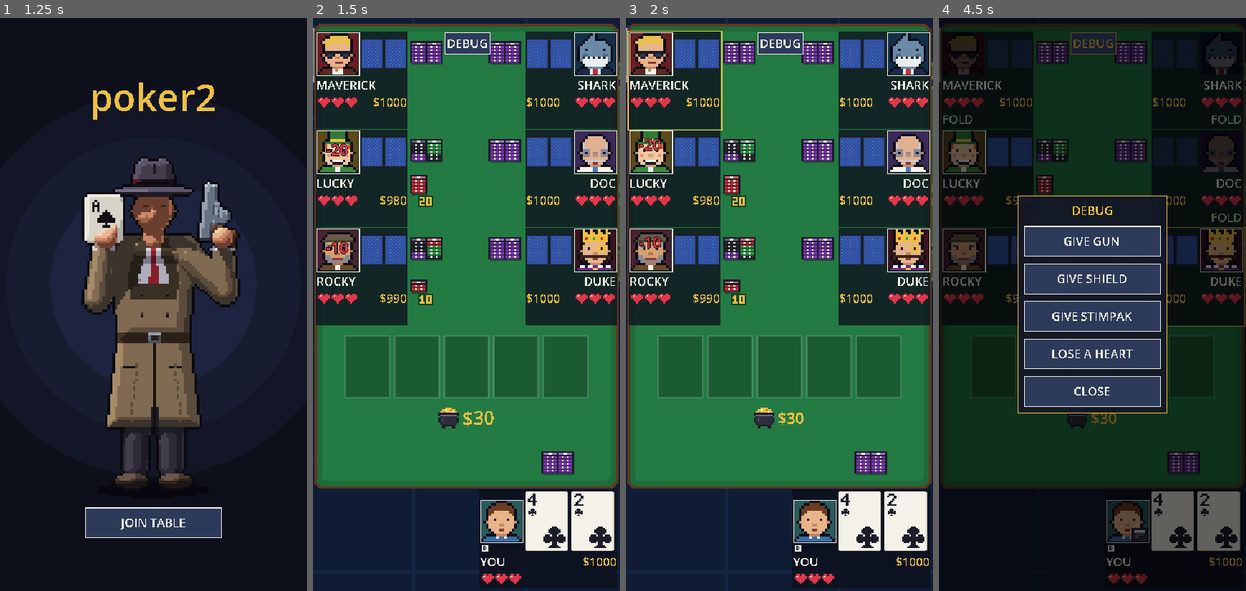
Above: before the commit, frames 1-4 (left to right).
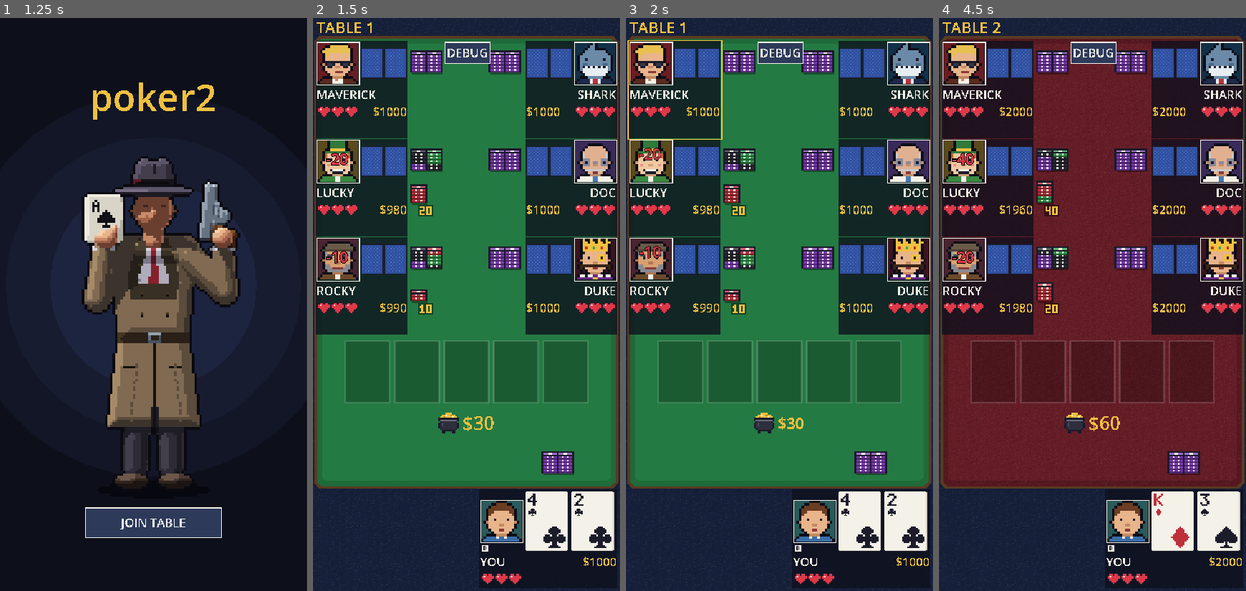
Above: after the commit, the same moments.

Repository: ryanlacroix/poker2
Game: Godot game, scene res://scenes/main_menu.tscn
The game is run twice, just before and just after one commit, with the same random seed, the same clock (stepped at 60 frames per second) and the same inputs.
Inputs (mouse positions are in pixels of both pictures, inside the frame that each line leads up to):
- Up to frame 1 (1.25 s): move the mouse to (221, 275) at 0.52 s; tap F at 0.6 s; click (221, 275) at 0.67 s
- Up to frame 2 (1.5 s): click "JOIN TABLE" at 1.25 s
- Up to frame 3 (2 s): no input
- Up to frame 4 (4.5 s): click "DEBUG" at 2 s; click (1092, 373) at 2.75 s, where only the run after the commit has a clickable "WIN TABLE"; click (1092, 241) at 3.5 s, where only the run before the commit has a clickable "GIVE GUN"; click "DEBUG" (after the commit: "ASCEND TO TABLE 2") at 4.25 s

Frame 1 is identical in both runs. In frame 2, 21% of the frame differs, in the area x 0-100%, y 0-73%; in frame 3, 21%; in frame 4, 90%, in the area x 0-100%, y 0-100%.

Commit message:
added levels functionality + level 2

Diff:
--- a/scripts/autoload/game_config.gd
+++ b/scripts/autoload/game_config.gd
@@ -15,11 +15,10 @@
 var player_name := "YOU"
 var player_portrait_path := "res://assets/portraits/you.png"
 var player_injured_portrait_path := "res://assets/portraits/you_injured.png"
-var starting_chips := 1000
+## The table the player is at (1 = the first); see [TableLevel]. Winning it ascends them.
+var table_number := 1
 ## Hearts each player starts with (shown under their name).
 var starting_hearts := 3
-var small_blind := 10
-var big_blind := 20
 var npc_think_time := 0.8
 var deal_delay := 0.4
 var showdown_delay := 2.5
@@ -30,7 +29,12 @@
 	get_tree().root.theme = UiTheme.build()
 
 
+func table_level() -> TableLevel:
+	return TableLevel.new(table_number)
+
+
 func create_players() -> Array[PokerPlayer]:
+	var starting_chips := table_level().starting_chips
 	var players: Array[PokerPlayer] = [PokerPlayer.new(player_name, starting_chips, null, starting_hearts)]
 	for path in OPPONENT_PATHS:
 		var brain: NpcBrain = load(path)
--- /dev/null
+++ b/scripts/game/table_level.gd
@@ -0,0 +1,38 @@
+class_name TableLevel
+extends RefCounted
+## One table of the climb: its stakes and how its felt looks. Winning a table (every other
+## player out) ascends the player to the next. Tables past the last one in [constant TABLES]
+## reuse its setup.
+
+## Table 1 first. Felt colours: [code]felt[/code] is the band inside the wooden rail,
+## [code]felt_inner[/code] the lighter felt inside it; [code]textured[/code] adds a faint grain.
+const TABLES := [
+	{
+		starting_chips = 1000, small_blind = 10, big_blind = 20,
+		felt = Color("1f6b3a"), felt_inner = Color("247a43"), textured = false,
+	},
+	{
+		starting_chips = 2000, small_blind = 20, big_blind = 40,
+		felt = Color("561820"), felt_inner = Color("651d26"), textured = true,
+	},
+]
+
+var number: int
+var starting_chips: int
+var small_blind: int
+var big_blind: int
+var felt: Color
+var felt_inner: Color
+var textured: bool
+
+
+## Table [param p_number] (1 = the first).
+func _init(p_number: int) -> void:
+	number = p_number
+	var spec: Dictionary = TABLES[clampi(p_number, 1, TABLES.size()) - 1]
+	starting_chips = spec.starting_chips
+	small_blind = spec.small_blind
+	big_blind = spec.big_blind
+	felt = spec.felt
+	felt_inner = spec.felt_inner
+	textured = spec.textured
--- a/scripts/ui/debug_menu.gd
+++ b/scripts/ui/debug_menu.gd
@@ -7,6 +7,9 @@
 signal give_item(item: Item.Kind)
 ## Emitted when LOSE A HEART is picked; the menu closes itself.
 signal lose_heart
+## Emitted when WIN TABLE is picked (shows the win screen, to reach the next table); the
+## menu closes itself.
+signal win_table
 
 ## Draws over everything on the table, including portraits and the gun.
 const MODAL_Z := 10
@@ -46,6 +49,9 @@
 	_add_button(box, "LOSE A HEART", func() -> void:
 		hide()
 		lose_heart.emit())
+	_add_button(box, "WIN TABLE", func() -> void:
+		hide()
+		win_table.emit())
 	_add_button(box, "CLOSE", hide)
 
 
--- a/scripts/ui/main_menu.gd
+++ b/scripts/ui/main_menu.gd
@@ -40,7 +40,9 @@
 
 	var play := _button("JOIN TABLE")
 	play.size_flags_horizontal = SIZE_SHRINK_CENTER
-	play.pressed.connect(func() -> void: get_tree().change_scene_to_file("res://scenes/table.tscn"))
+	play.pressed.connect(func() -> void:
+		GameConfig.table_number = 1
+		get_tree().change_scene_to_file("res://scenes/table.tscn"))
 	box.add_child(play)
 	play.grab_focus.call_deferred()
 
--- a/scripts/ui/portrait_layout.gd
+++ b/scripts/ui/portrait_layout.gd
@@ -1,9 +1,9 @@
 class_name PortraitLayout
 extends RefCounted
-## Where everything goes on a portrait (phone) screen. Top: NPCs stacked closely in a column down
-## each screen edge, with their chips beside them. Below: the board, drawn large. Bottom: the
+## Where everything goes on a portrait (phone) screen. Top: a header strip naming the table, then
+## NPCs stacked closely in a column down each screen edge, with their chips beside them. Below: the board, drawn large. Bottom: the
 ## human's seat in the bottom-right corner, with the action panel beside it. Designed on a 360x672 base
-## (everything fits in 360x648; the rest is breathing room). Extra height opens a gap above the
+## (everything fits in 360x664; the rest is breathing room). Extra height opens a gap above the
 ## NPCs (up to a limit) and around the board; extra width widens the table. Safe-area insets keep
 ## clear of notches and gesture bars.
 
@@ -26,6 +26,8 @@
 const MAX_OPPONENTS := 6
 const MARGIN := 4.0
 const ROW_GAP := 3.0
+## Strip along the top of the screen, above the felt, holding the table name.
+const HEADER_HEIGHT := 16.0
 ## Space between the top of the screen and the NPC rows (the DEBUG button sits between the
 ## columns, not above them).
 const TOP_MARGIN := 10.0
@@ -65,6 +67,8 @@
 var opponents: Array[SeatSlot] = []
 var human: SeatSlot
 var debug_button: Rect2
+## The header strip (see [constant HEADER_HEIGHT]).
+var header: Rect2
 var action_bar: Rect2
 
 
@@ -78,9 +82,10 @@
 	var block_height := card.y + 6 + NEXT_HAND_SIZE.y # the board, with the pot / NEXT HAND under it
 	# Height everything needs with nothing to spare: the NPC rows, the board block (with room for
 	# winning cards to lift above it) and the action panel at the bottom.
-	var needed := TOP_MARGIN + compact.y * 3 + ROW_GAP * 2 + 6 + block_height + 4 + ACTION_PANEL_HEIGHT + MARGIN
+	var needed := HEADER_HEIGHT + TOP_MARGIN + compact.y * 3 + ROW_GAP * 2 + 6 + block_height + 4 + ACTION_PANEL_HEIGHT + MARGIN
 	var spare := maxf(0, viewport.y - safe_top - safe_bottom - needed)
-	var top := safe_top + TOP_MARGIN + floorf(minf(spare * SPARE_TOP_SHARE, MAX_SPARE_TOP))
+	header = Rect2(MARGIN, safe_top, viewport.x - MARGIN * 2, HEADER_HEIGHT)
+	var top := header.end.y + TOP_MARGIN + floorf(minf(spare * SPARE_TOP_SHARE, MAX_SPARE_TOP))
 	var row_y: Array[float] = [top, top + compact.y + ROW_GAP, top + (compact.y + ROW_GAP) * 2]
 	var npc_bottom := row_y[2] + compact.y
 
@@ -107,8 +112,8 @@
 	var bottom := viewport.y - safe_bottom - MARGIN
 	var human_seat := Vector2(viewport.x - MARGIN - wide.x, bottom - wide.y)
 	action_bar = Rect2(MARGIN, bottom - ACTION_PANEL_HEIGHT, viewport.x - wide.x - MARGIN * 3, ACTION_PANEL_HEIGHT)
-	# The felt reaches up to cover half of the gap above the NPC rows.
-	var table_top := floorf(safe_top + (top - 2 - safe_top) / 2)
+	# The felt reaches up to cover half of the gap between the header and the NPC rows.
+	var table_top := floorf(header.end.y + (top - 2 - header.end.y) / 2)
 	table = Rect2(2, table_top, viewport.x - 4, human_seat.y - 2 - table_top)
 
 	var pair_bounds := TableScene.horizontal_pile_unit_bounds()
--- a/scripts/ui/table_scene.gd
+++ b/scripts/ui/table_scene.gd
@@ -18,10 +18,21 @@
 ## Z index of the winning-hand banner and item notices: above the portraits, the gun and the
 ## chip-change labels (all at SeatView.DARKEN_Z + 1), below the DEBUG popup.
 const BANNER_Z := SeatView.DARKEN_Z + 2
-
+## The "TABLE N" label: a little bigger than the players' names, to fill the header strip.
+const TABLE_LABEL_FONT_SIZE := 18
+## Dark blue felt behind the table, filling the screen.
+const BACKDROP := Color("16203a")
+## Share of the felt's pixels drawn a shade darker / lighter on a textured felt.
+const FELT_DARK_SHARE := 0.12
+const FELT_LIGHT_SHARE := 0.08
+
+var _level: TableLevel = GameConfig.table_level()
 var _table: PokerTable
 var _layout: PortraitLayout
-var _world_map: Texture2D = load(UiTheme.WORLD_MAP_PATH)
+var _backdrop_texture: Texture2D
+# Grained felt, covering the whole table rect (null on a plain felt).
+var _felt_texture: Texture2D
+var _felt_inner_texture: Texture2D
 var _seats: Array[SeatView] = []
 var _stack_piles: Array[ChipPileView] = []
 var _bet_piles: Array[ChipPileView] = []
@@ -76,8 +87,8 @@
 
 func _ready() -> void:
 	_table = PokerTable.new()
-	_table.small_blind = GameConfig.small_blind
-	_table.big_blind = GameConfig.big_blind
+	_table.small_blind = _level.small_blind
+	_table.big_blind = _level.big_blind
 	_table.npc_think_time = GameConfig.npc_think_time
 	_table.deal_delay = GameConfig.deal_delay
 	_table.showdown_delay = GameConfig.showdown_delay
@@ -92,12 +103,47 @@
 
 
 func _draw() -> void:
-	UiTheme.draw_world_map(self, _world_map, size)
+	draw_texture(_backdrop_texture, Vector2.ZERO)
 	# A long table between the two NPC columns: wooden rail, felt, lighter inner felt.
 	var table := _layout.table
 	draw_colored_polygon(_chamfered(table, 6), Color("5a3a22"))
-	draw_colored_polygon(_chamfered(table.grow(-3), 5), Color("1f6b3a"))
-	draw_colored_polygon(_chamfered(table.grow(-9), 4), Color("247a43"))
+	_draw_felt(_chamfered(table.grow(-3), 5), _level.felt, _felt_texture)
+	_draw_felt(_chamfered(table.grow(-9), 4), _level.felt_inner, _felt_inner_texture)
+
+
+func _draw_felt(points: PackedVector2Array, color: Color, texture: Texture2D) -> void:
+	if texture == null:
+		draw_colored_polygon(points, color)
+		return
+	var table := _layout.table
+	var uvs := PackedVector2Array()
+	for p in points:
+		uvs.append((p - table.position) / table.size)
+	draw_colored_polygon(points, Color.WHITE, uvs, texture)
+
+
+## Faint grain (the backdrop, and some tables' felt): [param color] with scattered pixels a shade darker or lighter, as a texture of
+## [param size]. A random tile, repeated, so it's quick to build.
+static func _grained_felt(color: Color, size: Vector2i) -> Texture2D:
+	const TILE := 48
+	var rng := RandomNumberGenerator.new()
+	rng.seed = 1
+	var tile := Image.create(TILE, TILE, false, Image.FORMAT_RGBA8)
+	tile.fill(color)
+	var dark := color.darkened(0.12)
+	var light := color.lightened(0.05)
+	for y in TILE:
+		for x in TILE:
+			var roll := rng.randf()
+			if roll < FELT_DARK_SHARE:
+				tile.set_pixel(x, y, dark)
+			elif roll < FELT_DARK_SHARE + FELT_LIGHT_SHARE:
+				tile.set_pixel(x, y, light)
+	var image := Image.create(size.x, size.y, false, Image.FORMAT_RGBA8)
+	for y in range(0, size.y, TILE):
+		for x in range(0, size.x, TILE):
+			image.blit_rect(tile, Rect2i(0, 0, TILE, TILE), Vector2i(x, y))
+	return ImageTexture.create_from_image(image)
 
 
 ## Rectangle with its corners cut at 45 degrees: reads as "rounded" at pixel scale.
@@ -117,6 +163,22 @@
 	var viewport_size := get_viewport_rect().size
 	_layout = PortraitLayout.new(viewport_size, _table.players.size() - 1, insets.x, insets.y)
 	var pot_center := _layout.pot_center
+	_backdrop_texture = _grained_felt(BACKDROP, Vector2i(viewport_size.ceil()))
+	if _level.textured:
+		var felt_size := Vector2i(_layout.table.size.ceil())
+		_felt_texture = _grained_felt(_level.felt, felt_size)
+		_felt_inner_texture = _grained_felt(_level.felt_inner, felt_size)
+
+	# Which table this is, in the header strip above the felt, on the left; lettered like the
+	# players' names.
+	var table_label := Label.new()
+	table_label.text = "TABLE %d" % _level.number
+	table_label.vertical_alignment = VERTICAL_ALIGNMENT_CENTER
+	UiTheme.add_at(self, table_label,
+		Vector2(_layout.header.position.x, _layout.header.get_center().y - UiTheme.LINE_HEIGHT / 2.0),
+		Vector2(_layout.header.size.x / 2, UiTheme.LINE_HEIGHT))
+	table_label.add_theme_color_override("font_color", PixelArt.GOLD)
+	table_label.add_theme_font_size_override("font_size", TABLE_LABEL_FONT_SIZE)
 
 	# players[0] is the human (bottom right); opponents fill the edge columns clockwise.
 	var human_portrait: Texture2D = load(GameConfig.player_portrait_path)
@@ -241,6 +303,7 @@
 	UiTheme.add_at(self, _debug_menu, Vector2.ZERO, viewport_size)
 	_debug_menu.give_item.connect(_debug_give_item)
 	_debug_menu.lose_heart.connect(_debug_lose_heart)
+	_debug_menu.win_table.connect(func() -> void: _show_game_over(_table.players[0]))
 
 
 func _build_action_bar() -> void:
@@ -678,11 +741,20 @@
 		.set_trans(Tween.TRANS_QUAD).set_ease(Tween.EASE_IN)
 
 
+## End of the game: a modal over the table. Winning it offers the next table; going bust
+## offers this table again.
 func _show_game_over(winner: PokerPlayer) -> void:
 	_action_bar.visible = false
+	var modal := Control.new()
+	modal.z_index = DebugMenu.MODAL_Z
+	UiTheme.add_at(self, modal, Vector2.ZERO, get_viewport_rect().size)
+	var dim := ColorRect.new()
+	dim.color = Color(0, 0, 0, 0.6)
+	dim.set_anchors_preset(PRESET_FULL_RECT)
+	modal.add_child(dim)
 	var center := CenterContainer.new()
 	center.set_anchors_preset(PRESET_FULL_RECT)
-	add_child(center)
+	modal.add_child(center)
 	var panel := PanelContainer.new()
 	center.add_child(panel)
 	var box := VBoxContainer.new()
@@ -701,9 +773,13 @@
 		else "%s leads with $%d." % [winner.display_name, winner.chips]
 	detail.horizontal_alignment = HORIZONTAL_ALIGNMENT_CENTER
 	box.add_child(detail)
-	var again := _new_button("PLAY AGAIN")
-	again.pressed.connect(func() -> void: get_tree().reload_current_scene())
-	box.add_child(again)
+	var next := _new_button("ASCEND TO TABLE %d" % (_level.number + 1) if winner.is_human() else "PLAY AGAIN")
+	next.pressed.connect(func() -> void:
+		if winner.is_human():
+			GameConfig.table_number = _level.number + 1
+		get_tree().reload_current_scene())
+	box.add_child(next)
+	next.grab_focus()
 	var menu := _new_button("MAIN MENU")
 	menu.pressed.connect(func() -> void: get_tree().change_scene_to_file("res://scenes/main_menu.tscn"))
 	box.add_child(menu)
--- a/scripts/ui/ui_theme.gd
+++ b/scripts/ui/ui_theme.gd
@@ -5,27 +5,9 @@
 ## Drop a pixel font here (e.g. m5x7, Pixel Operator) and it is picked up automatically.
 const FONT_PATH := "res://assets/fonts/pixel_font.ttf"
 
-## Background art, generated by tools/generate_world_map.py.
-const WORLD_MAP_PATH := "res://assets/sprites/world_map.png"
-
-# Where the background map is centred (Atlantic / Europe / Africa), in degrees.
-const MAP_CENTER_LONGITUDE := 15.0
-const MAP_CENTER_LATITUDE := 10.0
-
 ## UI text size, and the height of one line of it (measured for the default font).
 const FONT_SIZE := 14
 const LINE_HEIGHT := 20
-
-
-## Fills [param size] with a crop of the equirectangular world map, drawn at a whole-number
-## scale (at least 4x) so every map cell stays a crisp square block.
-static func draw_world_map(canvas: CanvasItem, map: Texture2D, size: Vector2) -> void:
-	var tex := map.get_size()
-	var scale := maxf(4, ceilf(maxf(size.x / tex.x, size.y / tex.y)))
-	var region := size / scale
-	var center := Vector2((MAP_CENTER_LONGITUDE + 180) / 360 * tex.x, (90 - MAP_CENTER_LATITUDE) / 180 * tex.y)
-	var origin := (center - region / 2).clamp(Vector2.ZERO, tex - region).floor()
-	canvas.draw_texture_rect_region(map, Rect2(Vector2.ZERO, region * scale), Rect2(origin, region))
 
 
 static func build() -> Theme:
Not shown, added: scripts/game/table_level.gd.uid
